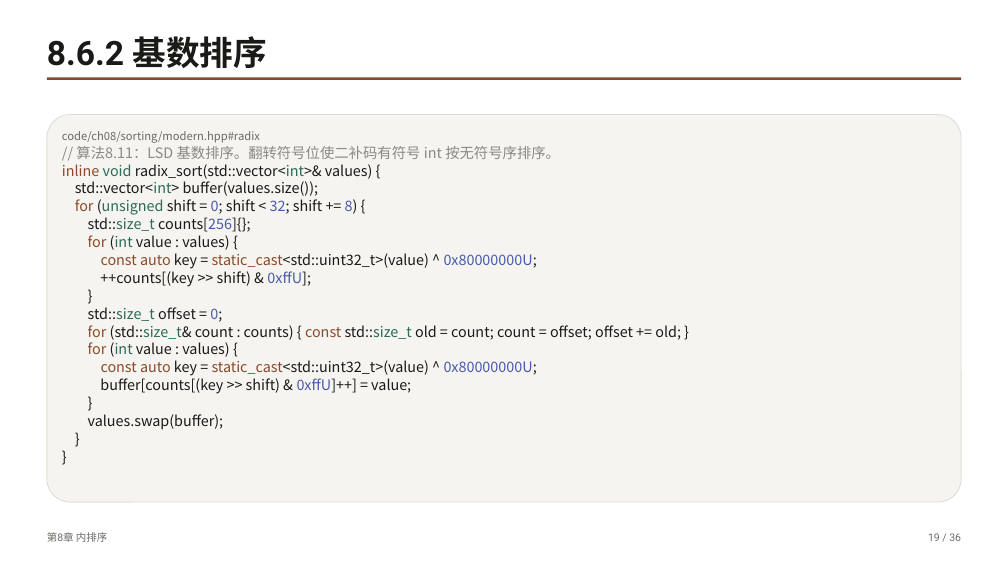
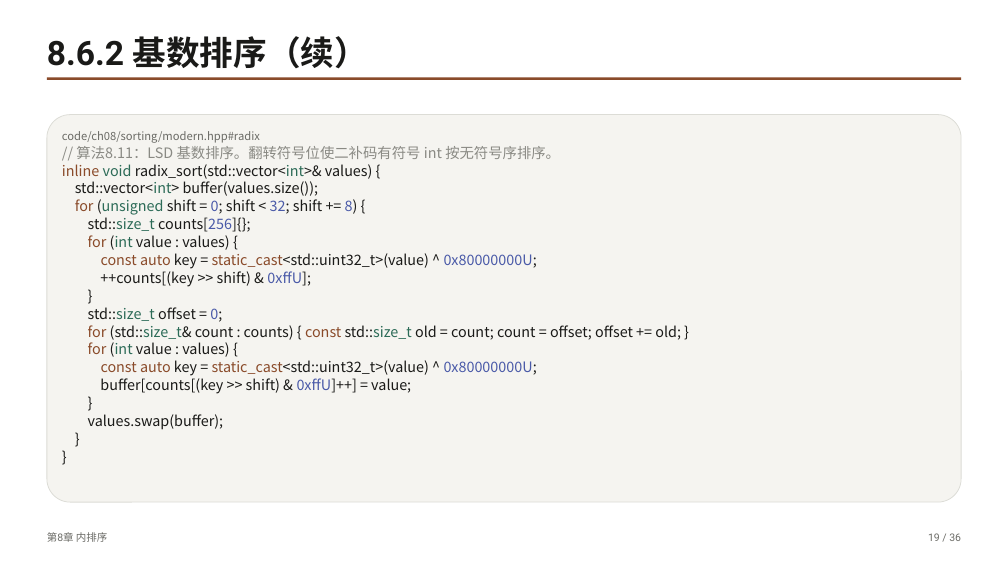
Before and after one commit to GMyhf/dsa-modernization, a slide deck: slide 19 of book/slides/pptx/ch08-sorting.pptx. Drawn at 1008x567 pixels with LibreOffice and Linux fonts; fonts in the diff are those of the drawing. Boxes give left, top, right and bottom in pixels: in the first picture for what was removed or moved away, otherwise in the second. Text is boxed around its words. In the diff, an @@ line names an element or a change of style, - is before the commit and + after.

```diff
--- a/book/slides/pptx/ch08-sorting.pptx
+++ b/book/slides/pptx/ch08-sorting.pptx
@@ text at (47, 36, 368, 69): text changed @@
-8.6.2 基数排序
+8.6.2 基数排序（续）
```
Also in this commit, not shown: 4 other slides changed, 26 other files.
